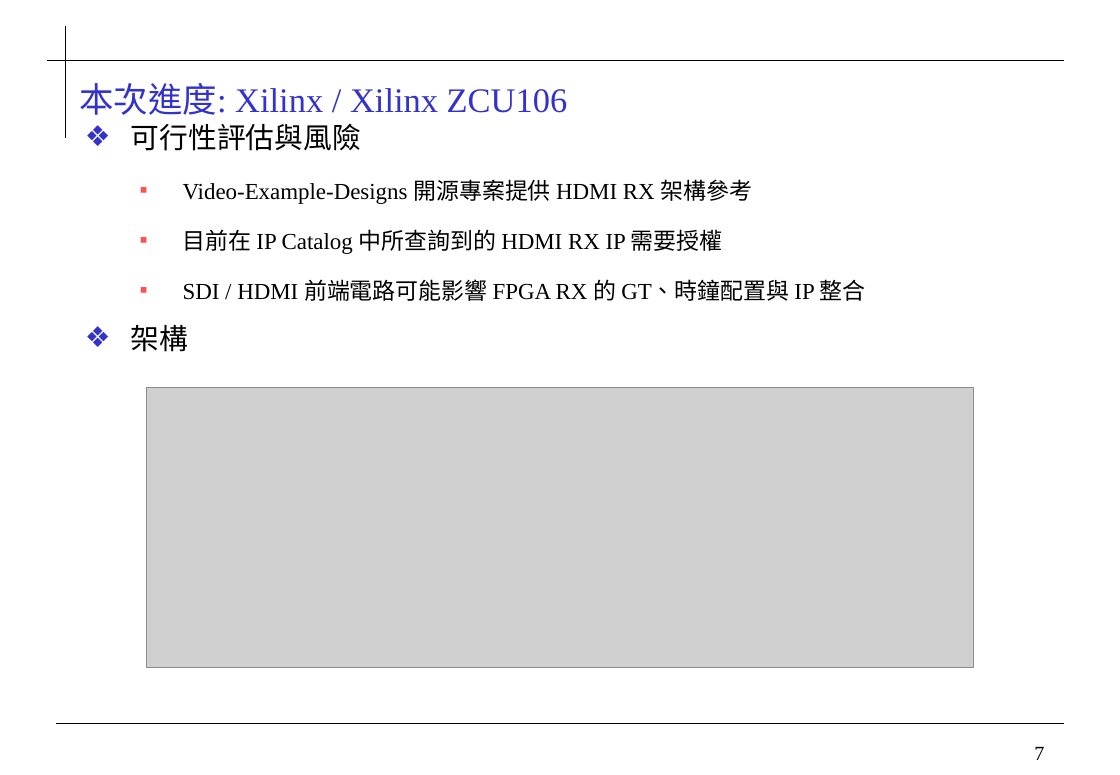
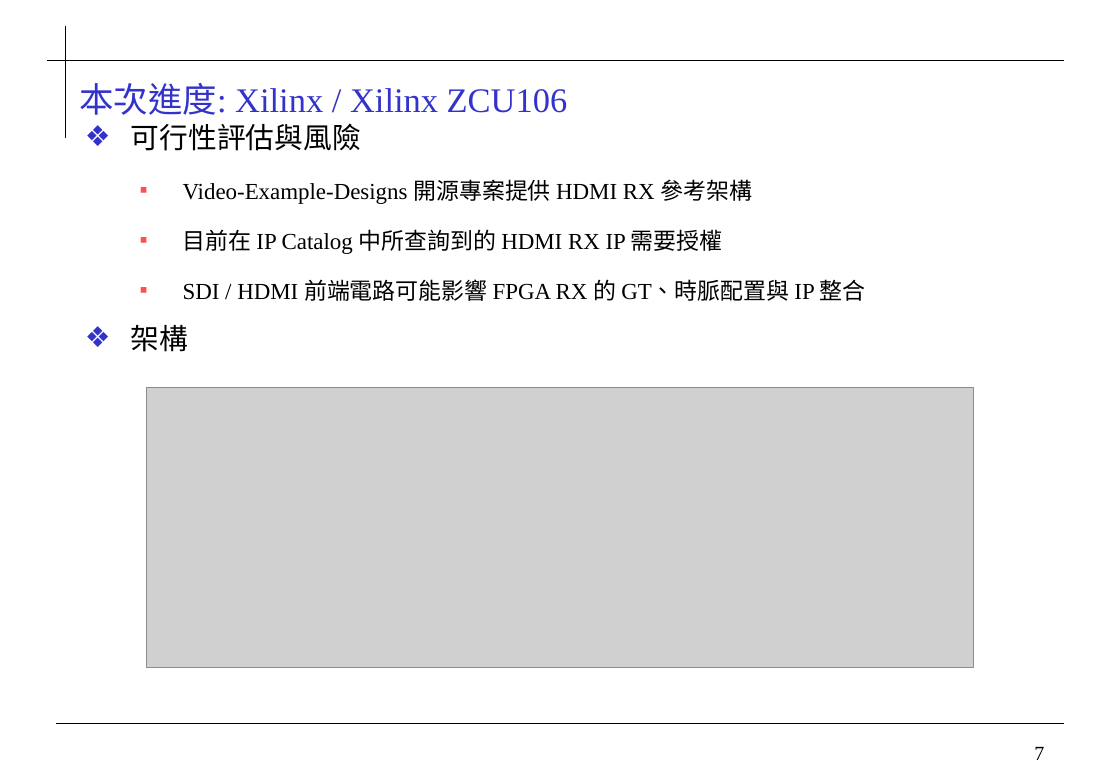
Before and after one commit to 0ilasis0/home, a slide deck: slide 7 of Onyx_進度報告_1027.pptx. Drawn at 1120x775 pixels with LibreOffice and Linux fonts; fonts in the diff are those of the drawing; grey boxes stand for pictures; background and template pictures are left out. Boxes give left, top, right and bottom in pixels: in the first picture for what was removed or moved away, otherwise in the second. Text is boxed around its words. In the diff, an @@ line names an element or a change of style, - is before the commit and + after.

```diff
--- a/Onyx_進度報告_1027.pptx
+++ b/Onyx_進度報告_1027.pptx
@@ text at <box>183,179,753,204</box>: text changed @@
-  ▪ Video-Example-Designs 開源專案提供 HDMI RX 架構參考
+  ▪ Video-Example-Designs 開源專案提供 HDMI RX 參考架構
@@ text at <box>183,279,866,301</box>: text changed @@
-  ▪ SDI / HDMI 前端電路可能影響 FPGA RX 的 GT、時鐘配置與 IP 整合
+  ▪ SDI / HDMI 前端電路可能影響 FPGA RX 的 GT、時脈配置與 IP 整合
```
Also in this commit, not shown: 6 other slides changed, 6 other files.
